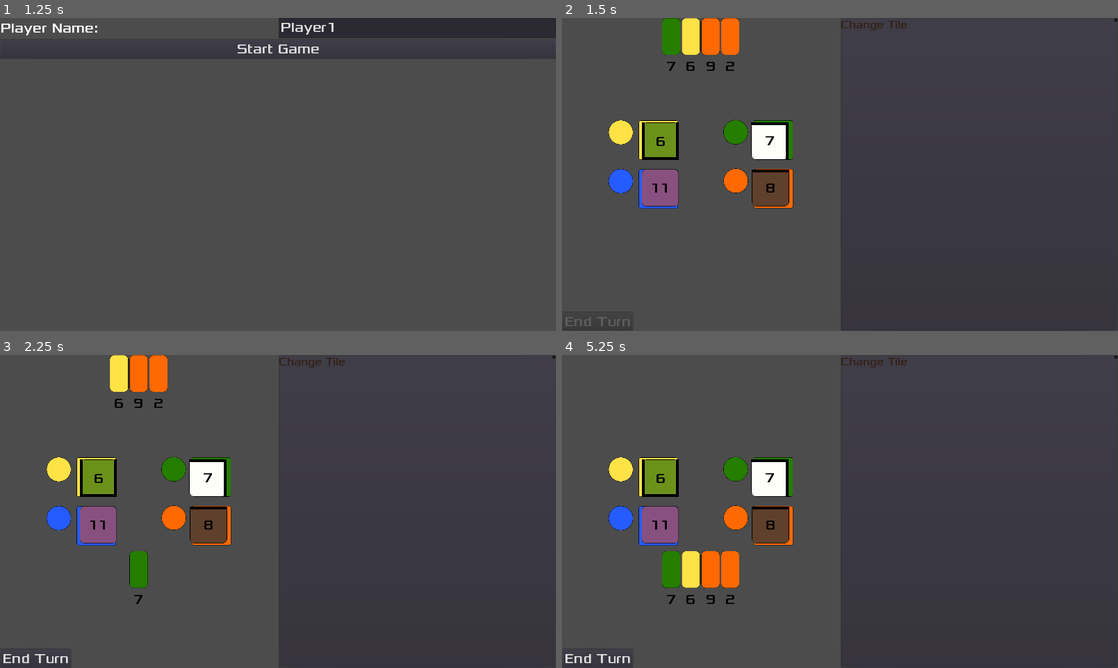
Above: before the commit, frames 1-4 (two rows, left to right).
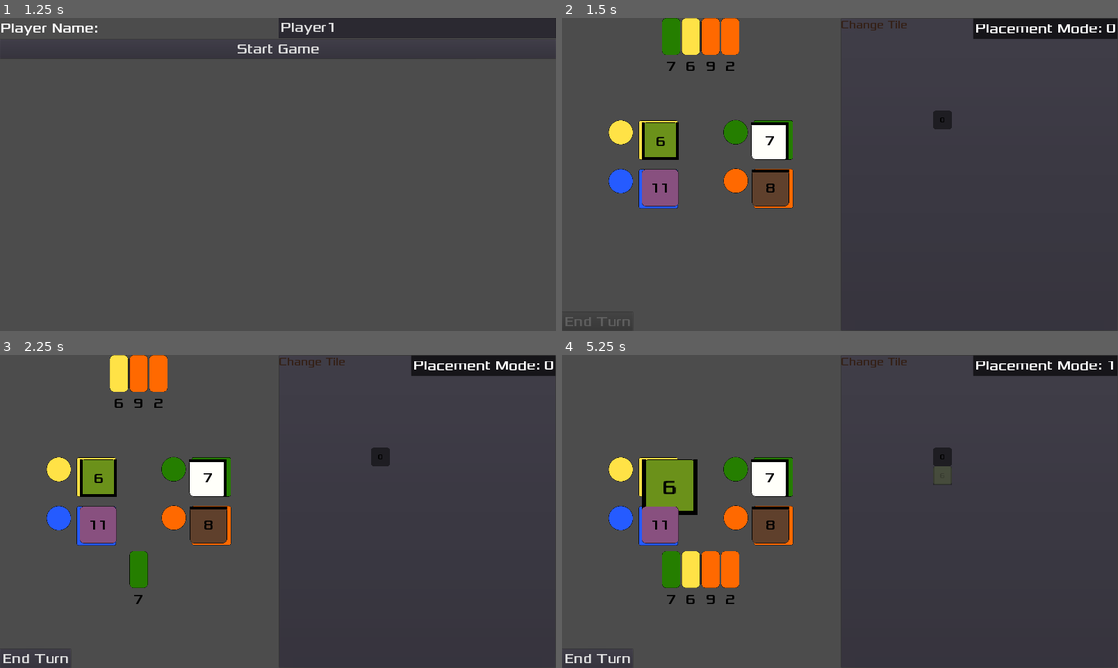
Above: after the commit, the same moments.

Repository: Structed/alcaramba
Game: Godot game, scene res://Drawable/MainMenu/MainMenu.tscn
The game is run twice, just before and just after one commit, with the same random seed, the same clock (stepped at 60 frames per second) and the same inputs.
Inputs:
- Up to frame 1 (1.25 s): click "New Game" at 0.5 s
- Up to frame 2 (1.5 s): click "Start Game" at 1.25 s
- Up to frame 3 (2.25 s): click "7" at 2 s
- Up to frame 4 (5.25 s): click "6" at 2.75 s; click "9" at 3.5 s; click "2" at 4.25 s; click "6" at 5 s

Frame 1 is identical in both runs. In frame 2, 1.9% of the frame differs, in the area x 66-100%, y 0-36%; in frame 3, 1.9%; in frame 4, 2.9%, in the area x 14-100%, y 0-52%.
Error before the commit: Parse Error: Expected end of statement ("var"), got '.' instead. (res://Drawable/Town/Town.gd:302)

Commit message:
wall check missing

Diff:
--- a/src/alcaramba/Drawable/Town/Town.gd
+++ b/src/alcaramba/Drawable/Town/Town.gd
@@ -1,6 +1,6 @@
 extends TileMap
 
-# Receives a TileCard, VEcto2 position
+# Receives a TileCard, Vector2 position
 signal tile_placed
 
 var _stack_tiles: TileCardCollection = TileCardCollection.new() # complete stack for tile info
@@ -9,9 +9,11 @@
 var _current_tile: TileCard = TileCard.new(_starting_tile_id, 0, TileCard.TileType.START, TileCard.WALL_SIDE_NONE)
 var _max_size = [10, 10]
 var _placement_mode : int = 0 setget _placement_mode_set # 0 = no placement, 1 = place tile, 2 = remove tile
-var _distances : TileMap # contains distances along shortest path to starting tile
+var _max_int = 10000 # very big number needed for distance/connectivity calculations
+
 
 onready var _tilemap_overlay = get_node("%TileMap_valid_overlay")
+onready var _distances = get_node("%TileMap_distances")
 
 var tile_card_scene = preload("res://Drawable/Card/TileCardDrawable.tscn")
 
@@ -22,6 +24,7 @@
 	self._placement_mode = 0
 	_town_tiles.add_card(_current_tile)
 	place_starting_tile()
+	_update_distances()
 	$TileMap_valid_overlay.hide()
 	draw_placed_tiles()
 
@@ -74,10 +77,13 @@
 				# if cell not empty and cell is not starting tile and removed does not break connection
 				var cell_to_remove = get_cell(x, y)
 				if cell_to_remove != TileMap.INVALID_CELL && cell_to_remove != _starting_tile_id && _is_tile_removable(x, y):
-					var removed_tile_id = remove_tile(x, y)
+					var removed_tile_id = remove_tile(x, y) # remove tile and return its id
 					# TODO #19: send tile to spare tiles
 					draw_placed_tiles()
-				else: print_debug("cell not removable")
+				else:
+					print_debug("cell not removable")
+					draw_placed_tiles()
+
 
 # adds card to TileMap and town stack
 # @param tile: - TileCard received from market/spare tiles
@@ -113,11 +119,22 @@
 	if _count_neighbours(x, y) == 4:
 		return false
 
-	# loop over each neighbour, remove test tile and neighbour then check if neighbour placement is still valid
+	# remove test tile and neighbour then check if neighbour placement is still valid
 	set_cell(x, y, TileMap.INVALID_CELL)
+
+	# if any tile has infinite distance, the connection to start was broken
+	_update_distances()
+	var check = _distances.get_used_cells_by_id(_max_int)
+	if !_distances.get_used_cells_by_id(_max_int).empty():
+		removal_valid = false
+
+	# loop over each neighbour,
 	for _x in range(-1, 2):
 		for _y in range(-1, 2):
 			if abs(_x) != abs(_y): # leaves only tiles neighbouring up, down, left and right
+
+				# check if neighbour placement is still valid, with test tile removed
+
 				var neighbour_id = get_cell(x + _x, y + _y)
 				# if neighbour tile is empty or starting tile, removal is valid regarding this neighbour
 				if neighbour_id != TileMap.INVALID_CELL:
@@ -128,6 +145,7 @@
 					# readd neighbour tile
 					set_cell(x + _x, y + _y, neighbour_id)
 	set_cell(x, y, test_id) # readd test tile
+	_update_distances() # recalculate distances for restored town
 
 	return removal_valid
 
@@ -135,16 +153,7 @@
 # @param x: - TileMap local x coordinate
 # @param y: - TileMap local y coordinate
 func _count_neighbours(x: int, y: int) -> int:
-	var n_neighbours = 0
-	# loop over 3x3 grid around tile
-	for _x in range(-1, 2):
-		for _y in range(-1, 2):
-			if abs(_x) != abs(_y): # leaves only tiles neighbouring up, down, left and right
-				var neighbour_cell = get_cell(x + _x, y + _y)
-				# count occupied tiles
-				if neighbour_cell != TileMap.INVALID_CELL:
-					n_neighbours = n_neighbours + 1
-	return n_neighbours
+	return get_neighbours(x, y).size()
 
 
 func place_starting_tile() -> void:
@@ -294,24 +303,49 @@
 	return get_used_rect()
 
 # updates _distances, containing distance to starting tile along shortest path
-# implentation of dijkstra algorithm
+# implentation of dijkstra algorithm, with all paths equal one
 func _update_distances() -> void:
 
 	# set all distances impossibly high where a towntile is present
-	var bignumber = 10000
-	var tilepositions.get_used_cells() # returns a Vector2 containing positions of filled town spaces
-	for position in tilepositions:
-		_distances.set_cell(position, bignumber)
+
+	var tilepositions  = self.get_used_cells() # returns a Vector2 containing positions of filled town spaces
+	for pos in tilepositions:
+		_distances.set_cell(pos.x, pos.y, _max_int)
+
+	var test = _distances.get_used_cells()
+
 	# set starting tile to distance zero
-	_distances.set_cell()
-
-	# loop over steps, ends when all distances have been assigned
-	for i =
-		# loop over rectangle containing all town tiles
-		var border = _get_border()
-		for x in range(border.position.x, border.position.x + border.size.x):
-			for y in range(border.position.y, border.position.y + border.size.y):
-				get_used_cells_by_id(id: int)
+	var starting_position = get_used_cells_by_id(_starting_tile_id)[0]
+	_distances.set_cell(starting_position.x, starting_position.y, 0)
+
+	# loop over steps from starting tile, ends when all distances have been assigned
+	for step  in range(0,20):
+		# loop over filled positions
+		for pos in tilepositions:
+			if _distances.get_cell(pos.x, pos.y) == step:
+				for neighbour in get_neighbours(pos.x, pos.y):
+					# loop over all unassigned distances, all assigned distances are always the shortest because all paths are length one
+					# TODO: check for walls, then path invalid and do not update neighbour
+					if _distances.get_cell(neighbour.x, neighbour.y) == _max_int:
+						_distances.set_cell(neighbour.x, neighbour.y, step + 1)
+
+
+	test = _distances.get_used_cells_by_id(_max_int)
+	return
+
+# returns vector with positions of all valid neighbours to position (x, y)
+func get_neighbours(x: int, y: int):
+
+	var neighbours = []
+	# loop over all tiles surrounding position (including itself)
+	for _x in range(-1, 2):
+		for _y in range(-1, 2):
+			if abs(_x) != abs(_y): # leaves only tiles neighbouring up, down, left and right
+				# if tile is not empty, add position to return array
+				if get_cell(x + _x, y + _y) != TileMap.INVALID_CELL:
+					neighbours.append(Vector2(x + _x, y + _y))
+
+	return neighbours
 
 
 # debug functions
--- a/src/alcaramba/Drawable/Town/Town.tscn
+++ b/src/alcaramba/Drawable/Town/Town.tscn
@@ -43,4 +43,8 @@
 margin_bottom = 231.0
 script = ExtResource( 2 )
 
+[node name="TileMap_distances" type="TileMap" parent="."]
+unique_name_in_owner = true
+format = 1
+
 [connection signal="pressed" from="TextureButton" to="." method="_on_TextureButton_pressed"]
